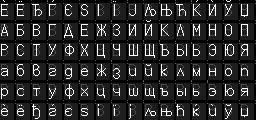
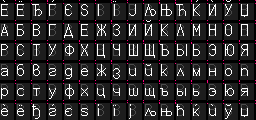
Before/after of a (256, 120) layered artwork. What changed in the layer stack:
painted on "Glyphs" over bbox(162, 10, 201, 115)
